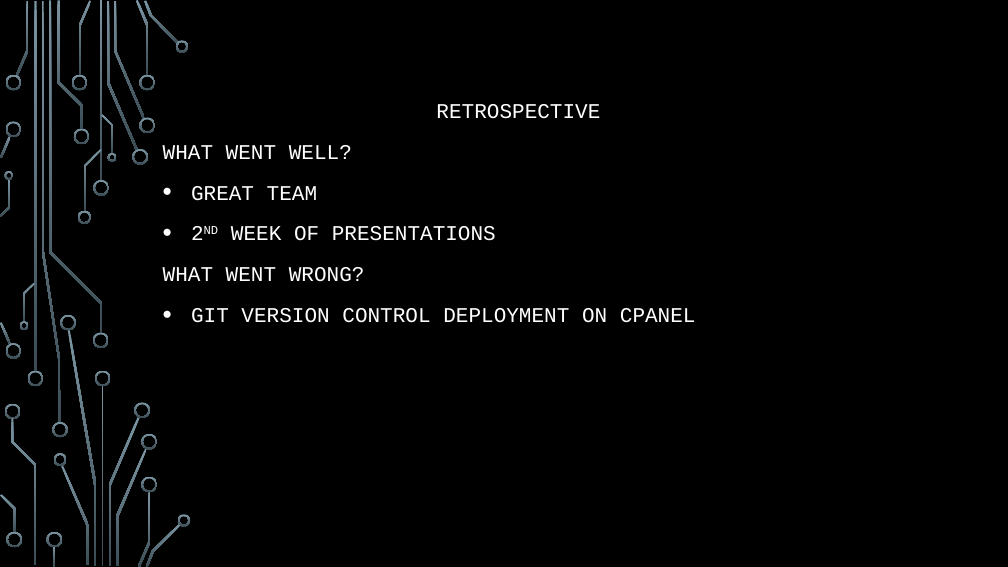
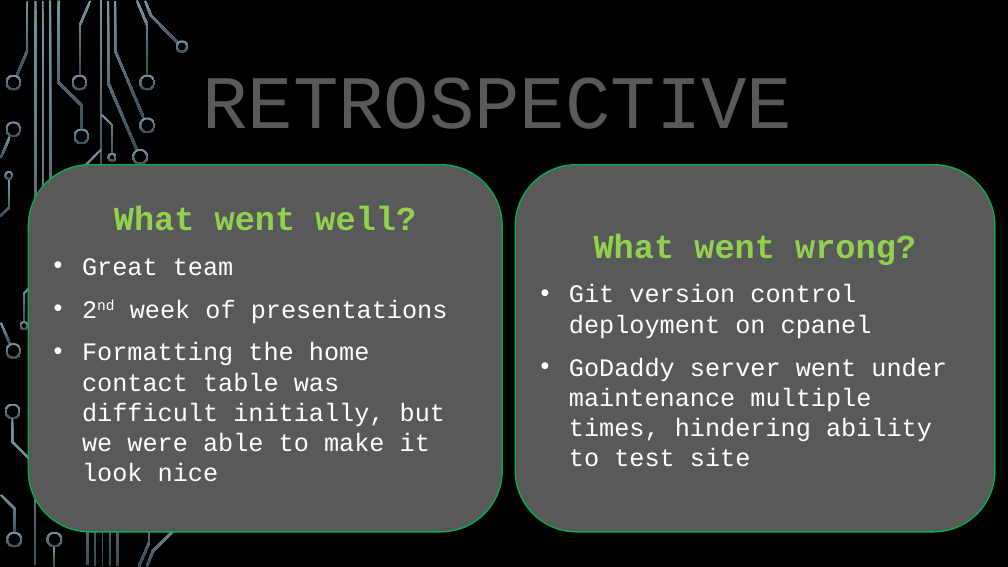
Before and after one commit to dugoatboy/COP4331-Group17-SmallProject, a slide deck: slide 10 of CONNECT.pptm (slide 9 before the commit). Drawn at 1008x567 pixels with LibreOffice and Linux fonts; fonts in the diff are those of the drawing; background and template pictures are left out. Boxes give left, top, right and bottom in pixels: in the first picture for what was removed or moved away, otherwise in the second. Text is boxed around its words. In the diff, an @@ line names an element or a change of style, - is before the commit and + after.

```diff
--- a/CONNECT.pptm
+++ b/CONNECT.pptm
@@ subtitle "RETROSPECTIVE": place and size @@
-subtitle "RETROSPECTIVE" at <box>163,104,696,323</box>
+subtitle "RETROSPECTIVE" at <box>202,77,792,129</box>
@@ subtitle "RETROSPECTIVE" at <box>202,77,792,129</box>: size 20 to 72 pt, text colour #FFFFFF to #595959 @@
@@ subtitle at <box>163,145,696,323</box>: paragraphs removed @@
-WHAT WENT WELL?
-• GREAT TEAM
-• 2ND WEEK OF PRESENTATIONS
-WHAT WENT WRONG?
-• GIT VERSION CONTROL DEPLOYMENT ON CPANEL
@@ rounded rectangle added at <box>29,165,503,532</box>, fill #595959, outline #00B050 1.25 pt, 24 pt, text #FFFFFF @@
+What went well?
+• Great team
+• 2nd week of presentations
+• Formatting the home contact table was difficult initially, but we were able to make it look nice
@@ rounded rectangle added at <box>516,165,996,532</box>, fill #595959, outline #00B050 1.25 pt, 24 pt, text #FFFFFF @@
+What went wrong?
+• Git version control deployment on cpanel
+• GoDaddy server went under maintenance multiple times, hindering ability to test site
@@ group removed at <box>52,180,191,526</box>: 11 freeform shapes @@
```
Also in this commit, not shown: 5 other slides changed, 6 slides added, 4 slides removed.
